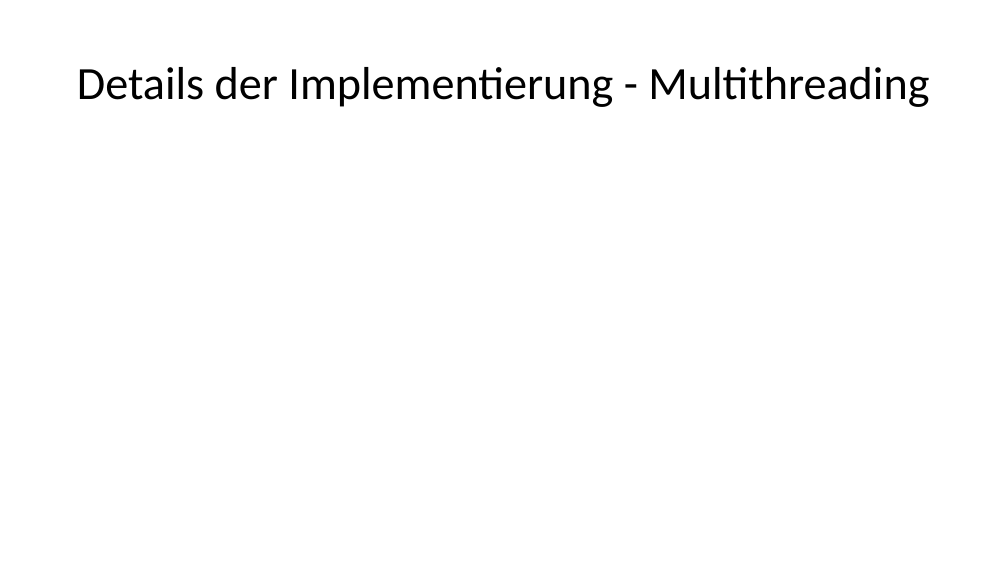
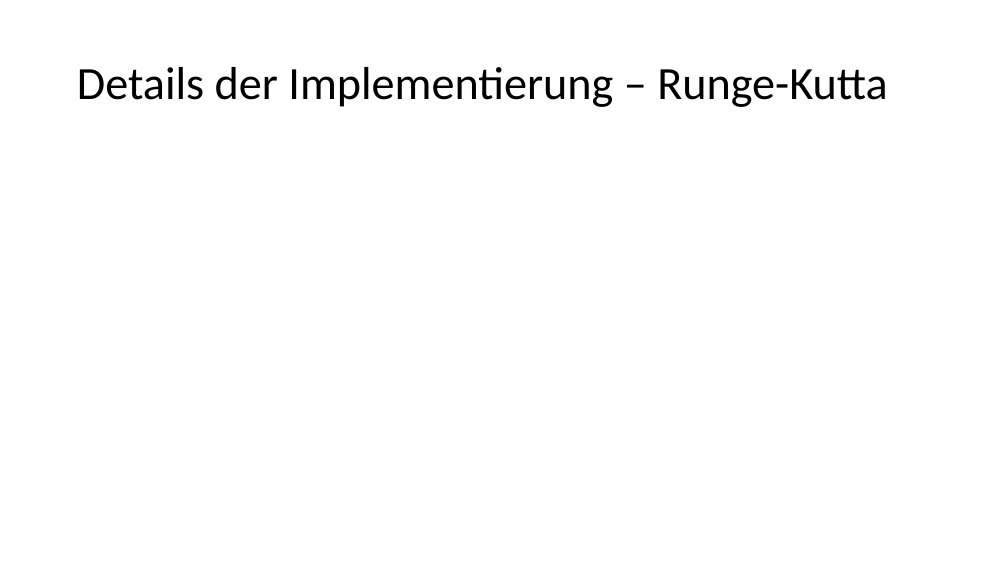
Before and after one commit to JMennenga/Numerik, a slide deck: slide 9 of Wirbelströmungen.pptx (slide 6 before the commit). Drawn at 1008x567 pixels with LibreOffice and Linux fonts; fonts in the diff are those of the drawing. Boxes give left, top, right and bottom in pixels: in the first picture for what was removed or moved away, otherwise in the second. Text is boxed around its words. In the diff, an @@ line names an element or a change of style, - is before the commit and + after.

```diff
--- a/Wirbelströmungen.pptx
+++ b/Wirbelströmungen.pptx
@@ title at [77,67,887,107]: text changed @@
-Details der Implementierung - Multithreading
+Details der Implementierung – Runge-Kutta
```
Also in this commit, not shown: 2 other slides changed, 7 slides added, 2 slides removed.
